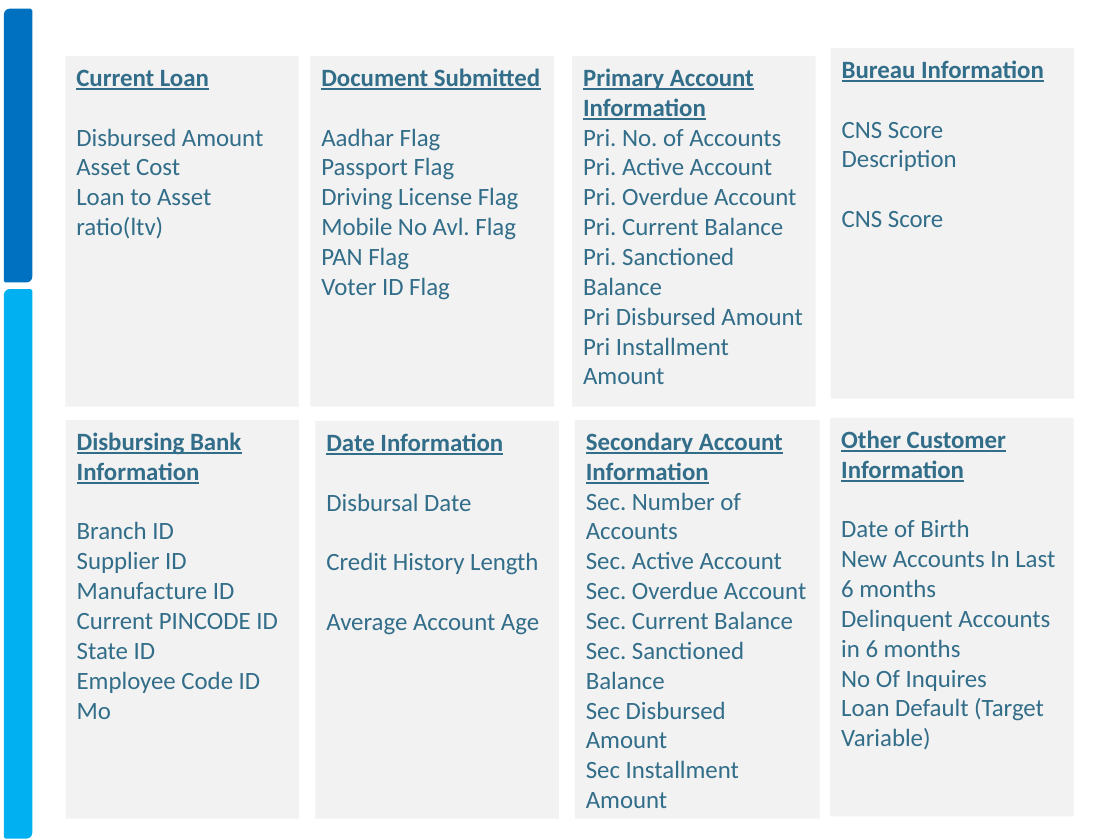
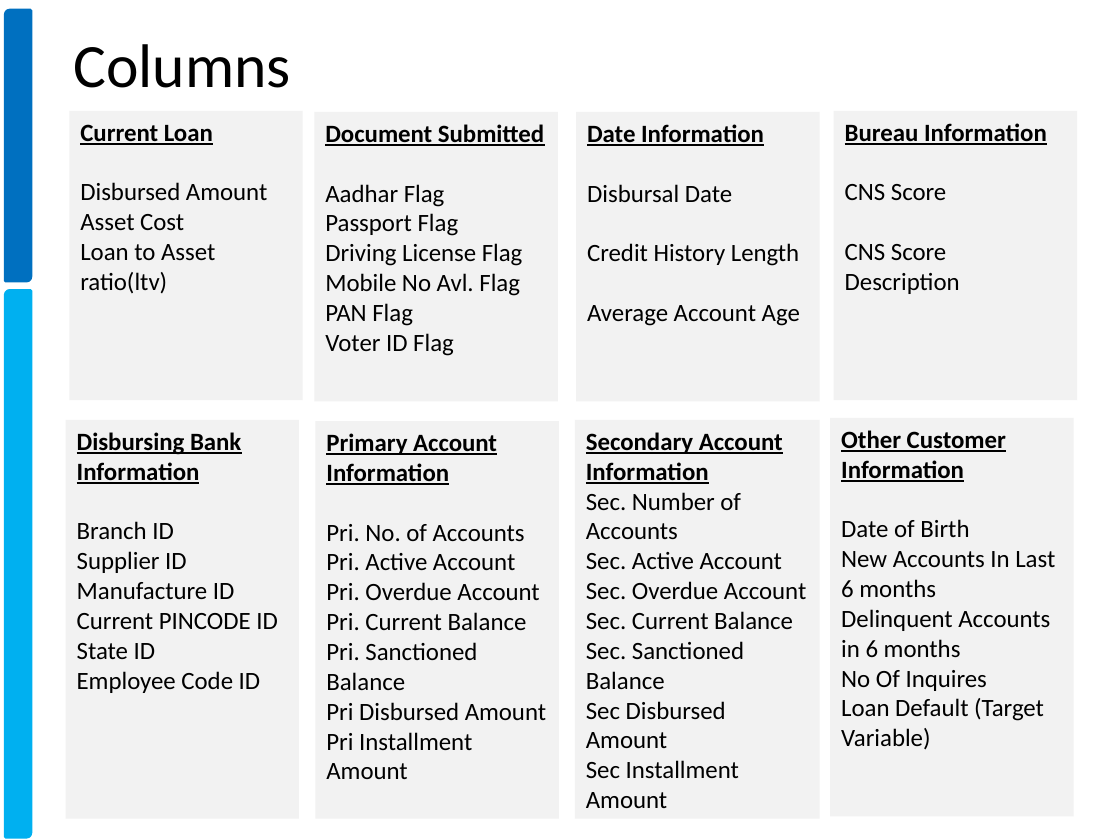
Before and after one commit to xavierigneous/Vehicle-Loan-Default-Prediction, a slide deck: slide 6 of Pravin Kumar/Vehicle Loan Default Prediction.pptx. Drawn at 1120x840 pixels with LibreOffice and Linux fonts; fonts in the diff are those of the drawing; background and template pictures are left out. Boxes give left, top, right and bottom in pixels: in the first picture for what was removed or moved away, otherwise in the second. Text is boxed around its words. In the diff, an @@ line names an element or a change of style, - is before the commit and + after.

```diff
--- a/Pravin Kumar/Vehicle Loan Default Prediction.pptx
+++ b/Pravin Kumar/Vehicle Loan Default Prediction.pptx
@@ title added at (74, 44, 291, 88), 39.6 pt, text #000000 @@
+Columns
@@ text colour #326D89 to #000000 in 5 elements at (830, 418, 1073, 816), (575, 420, 820, 819), (66, 420, 299, 819), (315, 112, 558, 401), (69, 111, 302, 400) @@
@@ rectangle "Current Loan": place and size @@
-rectangle "Current Loan" at (65, 56, 298, 407)
+rectangle "Current Loan" at (69, 111, 302, 400)
@@ rectangle "Document Submitted": place and size @@
-rectangle "Document Submitted" at (310, 56, 553, 407)
+rectangle "Document Submitted" at (315, 112, 558, 401)
@@ rectangle "Date Information": place and size @@
-rectangle "Date Information" at (572, 56, 815, 407)
+rectangle "Date Information" at (576, 112, 819, 401)
@@ rectangle "Bureau Information": place and size @@
-rectangle "Bureau Information" at (831, 48, 1074, 399)
+rectangle "Bureau Information" at (833, 111, 1076, 400)
@@ text in rectangle at (587, 124, 800, 326): text changed; text colour #326D89 to #000000 @@
-Primary Account Information
-Pri. No. of Accounts
-Pri. Active Account
-Pri. Overdue Account
-Pri. Current Balance
-Pri. Sanctioned Balance
-Pri Disbursed Amount
-Pri Installment Amount
+Date Information
+Disbursal Date
+Credit History Length
+Average Account Age
@@ text in rectangle at (845, 123, 1047, 294): text colour #326D89 to #000000 in "Bureau Information", "CNS Score Description" @@
@@ text in rectangle at (845, 184, 946, 200): paragraph added @@
+CNS Score
@@ text in rectangle at (842, 211, 943, 227): paragraph removed @@
-CNS Score
@@ text in rectangle at (326, 433, 546, 779): text changed; text colour #326D89 to #000000 @@
-Date Information
-Disbursal Date
-Credit History Length
-Average Account Age
+Primary Account Information
+Pri. No. of Accounts
+Pri. Active Account
+Pri. Overdue Account
+Pri. Current Balance
+Pri. Sanctioned Balance
+Pri Disbursed Amount
+Pri Installment Amount
@@ text in rectangle at (77, 703, 111, 719): paragraph removed @@
-Mo
```
Also in this commit, not shown: 15 other slides changed, 4 slides added, 1 slide removed, 4 other files.
